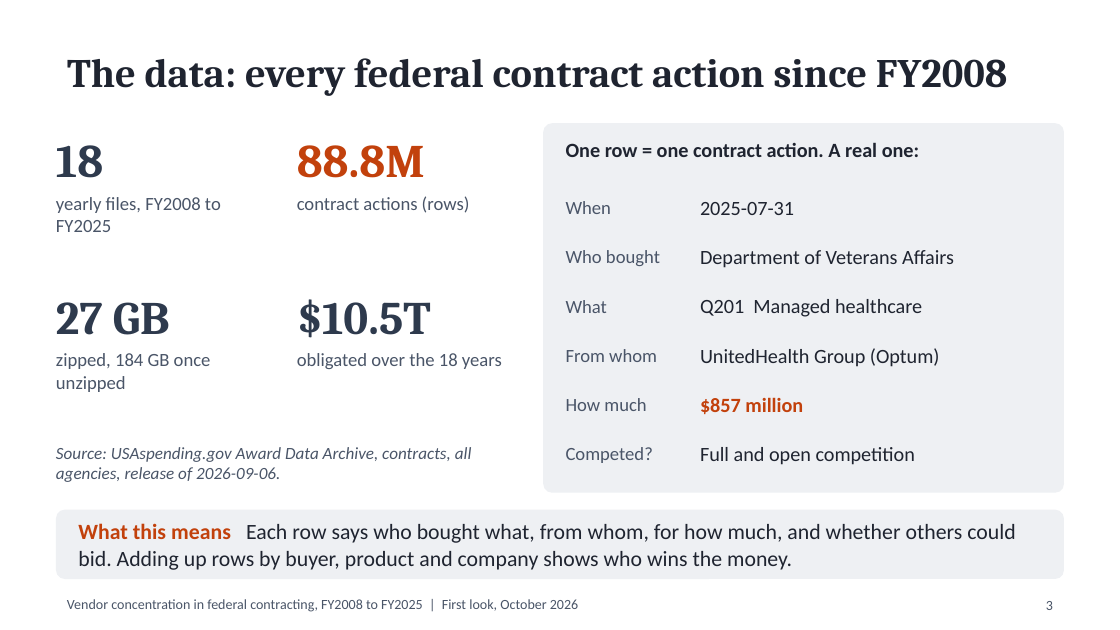
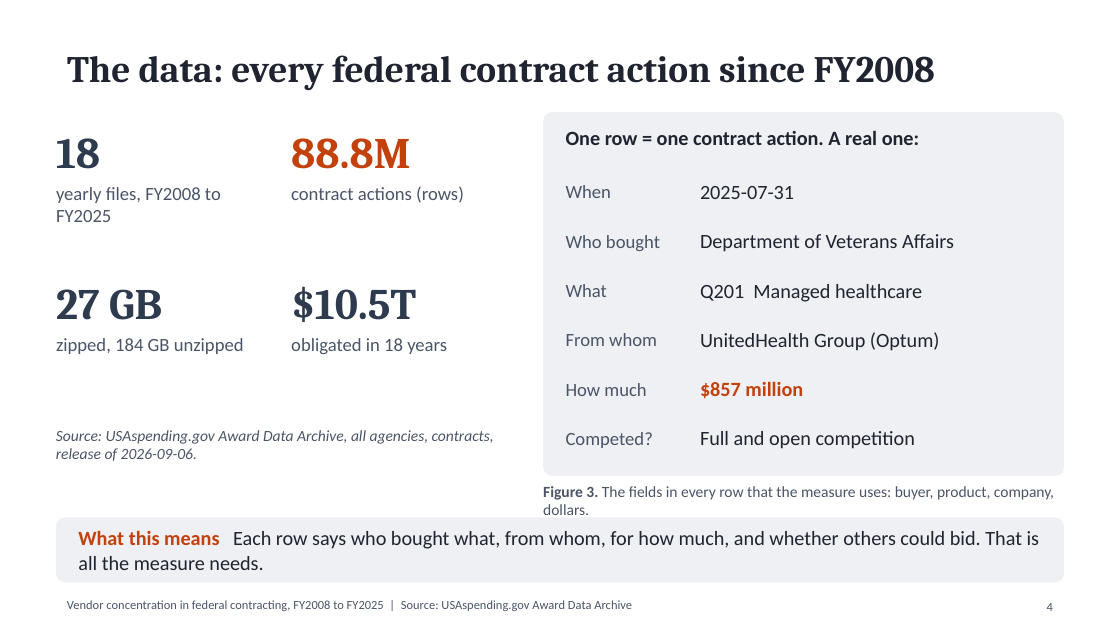
Before and after one commit to abh5227/federal-contracting-concentration, a slide deck: slide 4 of reports/eda/eda_presentation.pptx (slide 3 before the commit). Drawn at 1120x630 pixels with LibreOffice and Linux fonts; fonts in the diff are those of the drawing. Boxes give left, top, right and bottom in pixels: in the first picture for what was removed or moved away, otherwise in the second. Text is boxed around its words. In the diff, an @@ line names an element or a change of style, - is before the commit and + after.

Commit message:
Rebuild the deck around the reviewers' feedback
Sixteen short slides, each with one visual and one plain-language line, every
chart numbered and captioned with axis titles (17 figures):

- What concentration is and why it matters: prices over time, dependence on
  one supplier, fewer bidders next time, resilience.
- The question and scope, the data, and the four processing steps.
- Before and after cleaning: the $13.9B Emerson entry makes one company look
  like 65% of a 1,039-company market (HHI 4,282, against 167 after).
- The segment, the HHI scale, and the HHI worked through company by company on
  VA managed healthcare (9,680).
- Finding 1: the civilian rise beats chance, and without Veterans Affairs it
  is flat. Finding 2: VA adds 11.6 of the 7.2-point rise. Finding 3: the six
  largest concentrated civilian markets, with the companies named. Finding 4:
  the VA policy record (MISSION Act, competed network contracts). Finding 5:
  concentrated money was competed as often as the rest.
- The rising rule checked against shuffled years, and next steps.

The data decisions backup explains each rule in plain words. New tables:
hhi_worked_example.csv and trend_civilian_series.csv.

```diff
--- a/reports/eda/eda_presentation.pptx
+++ b/reports/eda/eda_presentation.pptx
@@ title "The data: every federal contract ..." at <box>67,55,935,91</box>: size 26 to 24 pt @@
@@ rounded rectangle at <box>543,112,1064,476</box>: proportions changed @@
@@ rounded rectangle: place and size @@
-rounded rectangle at <box>543,123,1064,493</box>
+rounded rectangle at <box>543,112,1064,476</box>
@@ text "yearly files, FY2008 to FY2025": place and size @@
-text "yearly files, FY2008 to FY2025" at <box>56,197,221,232</box>
+text "yearly files, FY2008 to FY2025" at <box>56,187,221,222</box>
@@ text "contract actions (rows)": place and size @@
-text "contract actions (rows)" at <box>297,196,470,213</box>
+text "contract actions (rows)" at <box>291,186,464,202</box>
@@ text "27 GB": place and size @@
-text "27 GB" at <box>56,302,170,335</box>
+text "27 GB" at <box>56,289,162,320</box>
@@ size 30 to 28 pt in 4 elements at <box>56,138,100,169</box>, <box>291,138,410,169</box>, <box>56,289,162,320</box>, <box>291,286,416,322</box> @@
@@ text "$10.5T": place and size @@
-text "$10.5T" at <box>297,299,431,338</box>
+text "$10.5T" at <box>291,286,416,322</box>
@@ text at <box>56,338,244,354</box>: text changed @@
-zipped, 184 GB once unzipped
+zipped, 184 GB unzipped
@@ text at <box>291,338,447,354</box>: text changed @@
-obligated over the 18 years
+obligated in 18 years
@@ 13 texts: place and size @@
-13 texts at <box>566,142,954,465</box>
+13 texts at <box>566,130,954,449</box>
@@ text at <box>56,430,494,461</box>: text changed; size 11 to 10 pt @@
-Source: USAspending.gov Award Data Archive, contracts, all agencies, release of 2026-09-06.
+Source: USAspending.gov Award Data Archive, all agencies, contracts, release of 2026-09-06.
@@ text added at <box>543,486,1054,515</box>, 10 pt, text #4A5568 @@
+Figure 3. The fields in every row that the measure uses: buyer, product, company, dollars.
@@ rounded rectangle: place and size @@
-rounded rectangle at <box>56,510,1064,579</box>
+rounded rectangle at <box>56,517,1064,582</box>
@@ rounded rectangle at <box>56,517,1064,582</box>: proportions changed @@
@@ text at <box>78,530,1040,570</box>: text changed; size 14 to 13 pt @@
-What this means Each row says who bought what, from whom, for how much, and whether others could bid. Adding up rows by buyer, product and company shows who wins the money.
+What this means Each row says who bought what, from whom, for how much, and whether others could bid. That is all the measure needs.
@@ text at <box>67,600,632,611</box>: text changed; size 9 to 8 pt @@
-Vendor concentration in federal contracting, FY2008 to FY2025 | First look, October 2026
+Vendor concentration in federal contracting, FY2008 to FY2025 | Source: USAspending.gov Award Data Archive
@@ page number at <box>1047,603,1053,611</box>: text changed; size 9 to 8 pt @@
-3
+4
```
Also in this commit, not shown: 11 other slides changed, 9 slides added, 3 slides removed, 7 other files.
